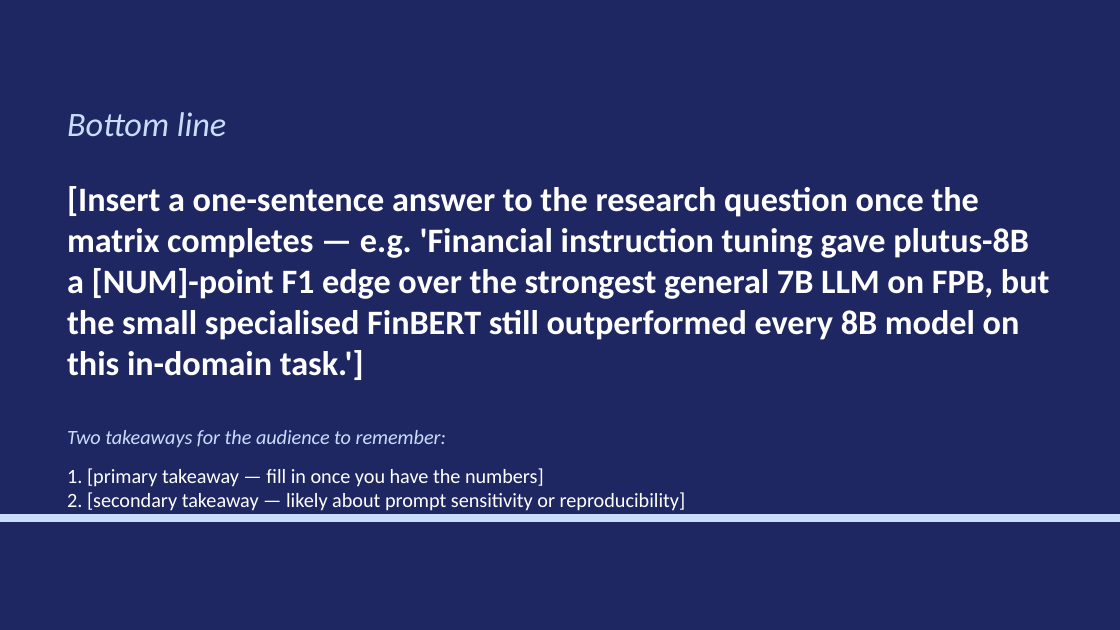
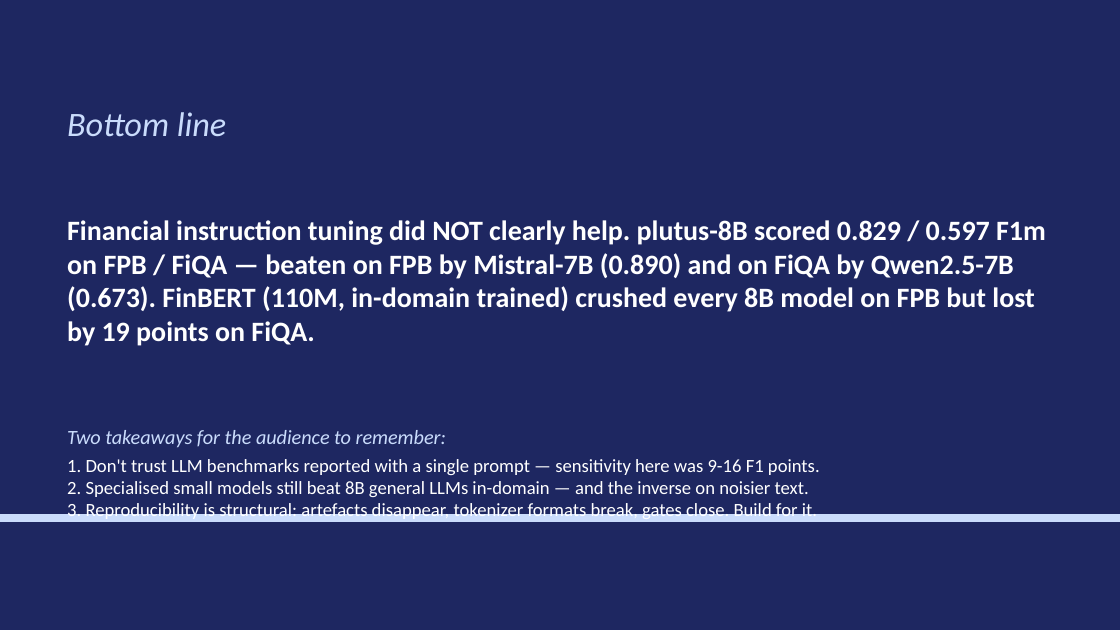
Before and after one commit to shimi777/finllama-sentiment, a slide deck: slide 29 of presentation/implementation_deck.pptx (slide 25 before the commit). Drawn at 1120x630 pixels with LibreOffice and Linux fonts; fonts in the diff are those of the drawing. Boxes give left, top, right and bottom in pixels: in the first picture for what was removed or moved away, otherwise in the second. Text is boxed around its words. In the diff, an @@ line names an element or a change of style, - is before the commit and + after.

```diff
--- a/presentation/implementation_deck.pptx
+++ b/presentation/implementation_deck.pptx
@@ text at (x1=67, y1=220, x2=1046, y2=346): text changed; size 22 to 18 pt @@
-[Insert a one-sentence answer to the research question once the matrix completes — e.g. 'Financial instruction tuning gave plutus-8B a [NUM]-point F1 edge over the strongest general 7B LLM on FPB, but the small specialised FinBERT still outperformed every 8B model on this in-domain task.']
+Financial instruction tuning did NOT clearly help. plutus-8B scored 0.829 / 0.597 F1m on FPB / FiQA — beaten on FPB by Mistral-7B (0.890) and on FiQA by Qwen2.5-7B (0.673). FinBERT (110M, in-domain trained) crushed every 8B model on FPB but lost by 19 points on FiQA.
@@ text at (x1=67, y1=459, x2=820, y2=522): text changed; size 13 to 12 pt @@
-1. [primary takeaway — fill in once you have the numbers]
-2. [secondary takeaway — likely about prompt sensitivity or reproducibility]
+1. Don't trust LLM benchmarks reported with a single prompt — sensitivity here was 9-16 F1 points.
+2. Specialised small models still beat 8B general LLMs in-domain — and the inverse on noisier text.
+3. Reproducibility is structural: artefacts disappear, tokenizer formats break, gates close. Build for it.
```
Also in this commit, not shown: 5 other slides changed, 4 slides added, 2 other files.
